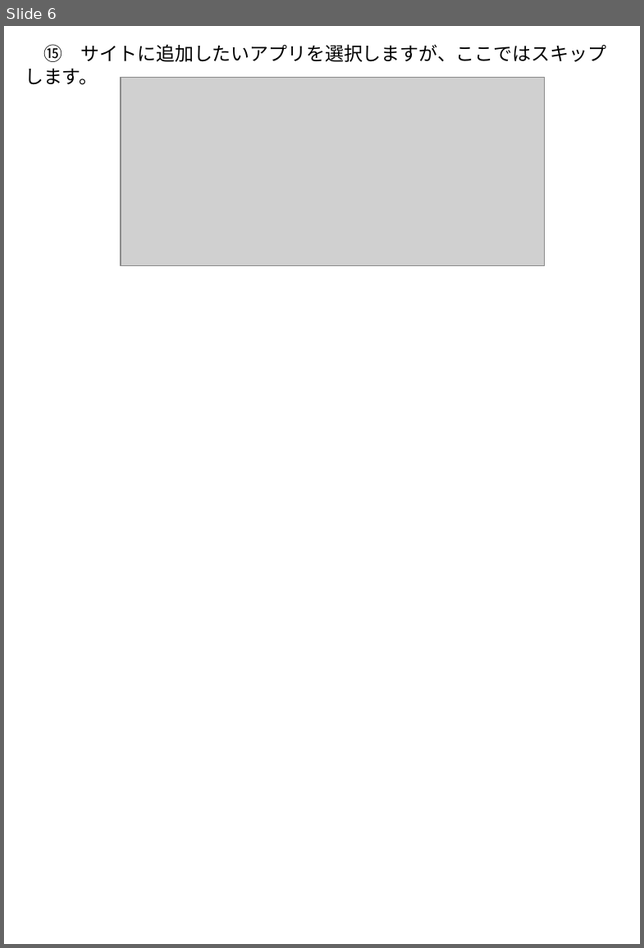
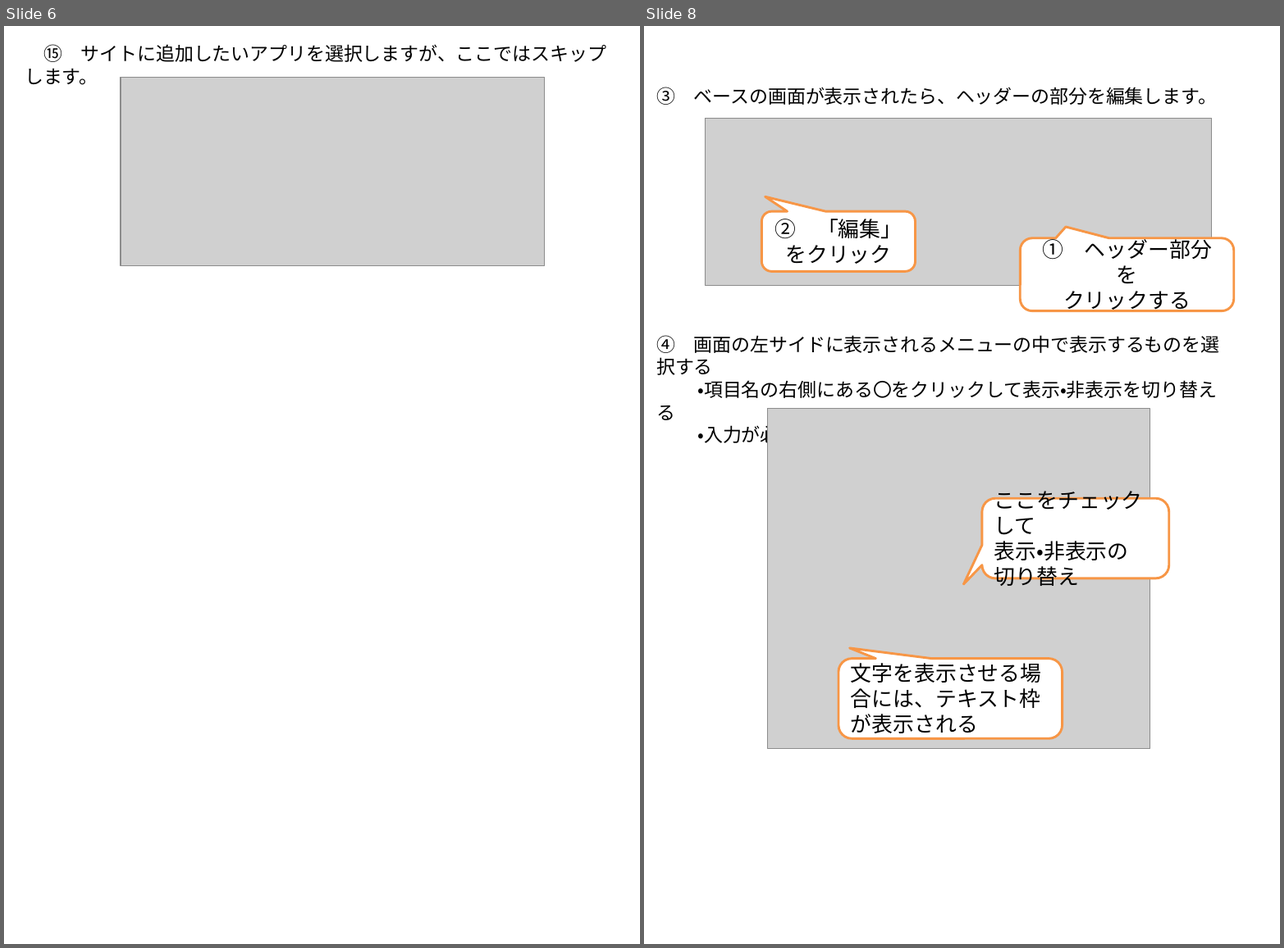
Before and after one commit to yuedackg/OPC, a slide deck: オープンキャンパス原案.pptx. Shown side by side, each under a label of ours: slide 6 before the commit, slides 6 and 8 after it; the slides between them are not shown. The pictures are 644x948 and 1284x948 pixels, drawn with LibreOffice and Linux fonts; fonts in the diff are those of the drawing; grey boxes stand for pictures. Boxes give left, top, right and bottom in pixels: in the first picture for what was removed or moved away, otherwise in the second. Text is boxed around its words. In the diff, an @@ line names an element or a change of style, - is before the commit and + after.

Commit message:
fix

```diff
--- a/オープンキャンパス原案.pptx
+++ b/オープンキャンパス原案.pptx
@@ slide 8 added at (644, 26, 1280, 944), background #FFFFFF @@
@@ text added at (656, 87, 1220, 447), 16 pt, text #000000 @@
+③ ベースの画面が表示されたら、ヘッダーの部分を編集します。
+④ 画面の左サイドに表示されるメニューの中で表示するものを選択する
+・項目名の右側にある〇をクリックして表示・非表示を切り替える
+・入力が必要な項目に文字を入力する。
@@ picture added at (705, 119, 1211, 286) @@
@@ rounded speech box added at (762, 211, 915, 272), fill #FFFFFF, outline #F79646 2 pt, 18 pt, text #000000 @@
+② 「編集」をクリック
@@ rounded speech box added at (1020, 238, 1234, 311), fill #FFFFFF, outline #F79646 2 pt, 18 pt, text #000000 @@
+① ヘッダー部分を
+クリックする
@@ picture added at (768, 409, 1149, 748) @@
@@ rounded speech box added at (982, 498, 1169, 578), fill #FFFFFF, outline #F79646 2 pt, 18 pt, text #000000 @@
+ここをチェックして
+表示・非表示の
+切り替え
@@ rounded speech box added at (838, 658, 1061, 738), fill #FFFFFF, outline #F79646 2 pt, 18 pt, text #000000 @@
+文字を表示させる場合には、テキスト枠が表示される
```
Also in this commit, not shown: 1 slide changed, 1 other slide added.
